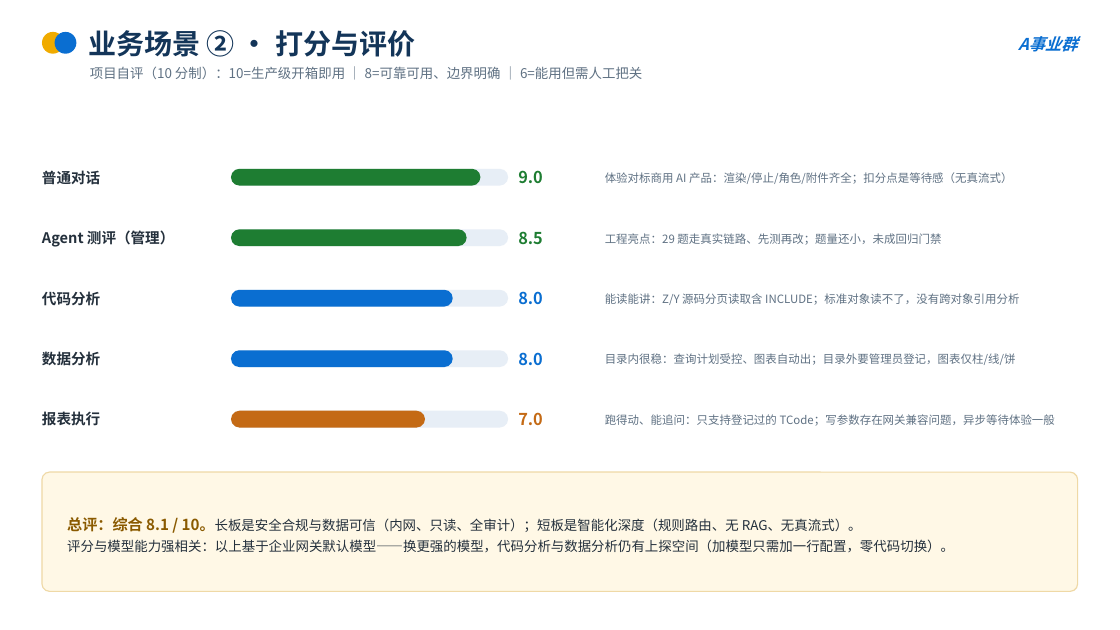
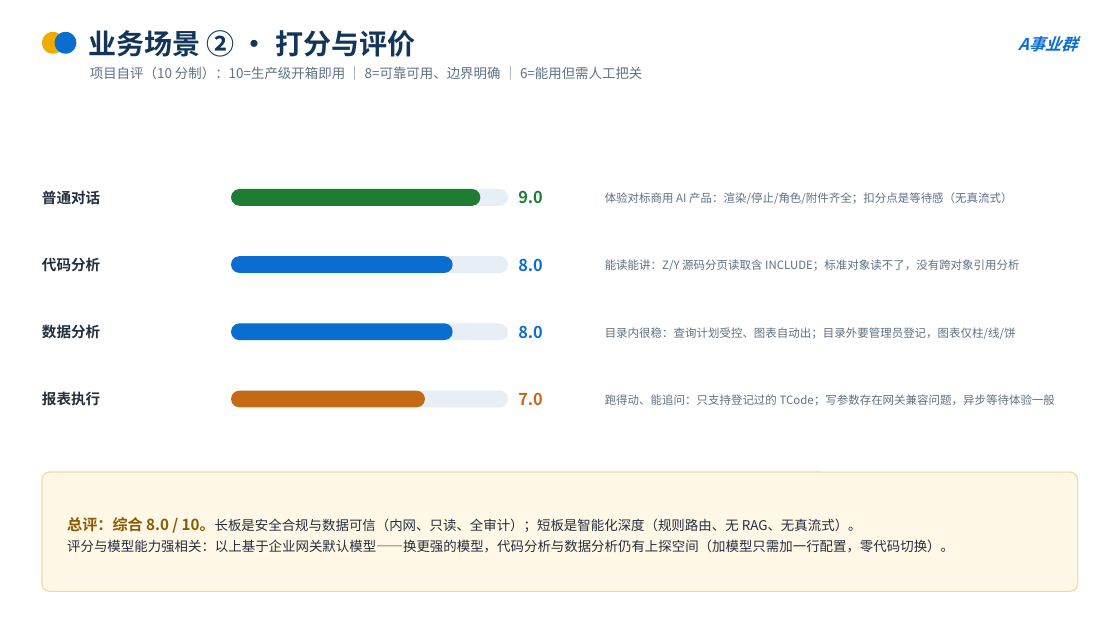
Before and after one commit to ts1424112013/sap-chat, a slide deck: slide 5 of 发布文档/SAP-AI对话助手-项目介绍-V2.0.pptx. Drawn at 1120x630 pixels with LibreOffice and Linux fonts; fonts in the diff are those of the drawing. Boxes give left, top, right and bottom in pixels: in the first picture for what was removed or moved away, otherwise in the second. Text is boxed around its words. In the diff, an @@ line names an element or a change of style, - is before the commit and + after.

Commit message:
docs: 项目介绍 PPT 移除 Agent 测评内容
测评是内部回归工具（29 题题库走真实链路判分），对汇报受众无意义：
评分页删该行后四项均值总评改为 8.0、不足页去掉测评字样、
结尾标语改为'小步快跑'、三步走第二步改为'试点'

```diff
--- a/发布文档/SAP-AI对话助手-项目介绍-V2.0.pptx
+++ b/发布文档/SAP-AI对话助手-项目介绍-V2.0.pptx
@@ text "普通对话" moved from (x1=42, y1=170, x2=100, y2=185) to (x1=42, y1=190, x2=100, y2=205) @@
@@ text "9.0" moved from (x1=518, y1=170, x2=543, y2=183) to (x1=518, y1=190, x2=543, y2=203) @@
@@ text "体验对标商用 AI 产品：渲染/停止/角色/附件齐全；扣分点是等待感（无真流式）" moved from (x1=605, y1=172, x2=1012, y2=184) to (x1=605, y1=192, x2=1012, y2=204) @@
@@ rounded rectangle moved from (x1=231, y1=169, x2=508, y2=186) to (x1=231, y1=189, x2=508, y2=206) @@
@@ rounded rectangle moved from (x1=231, y1=169, x2=481, y2=186) to (x1=231, y1=189, x2=481, y2=206) @@
@@ text "代码分析" moved from (x1=42, y1=291, x2=100, y2=306) to (x1=42, y1=257, x2=100, y2=272) @@
@@ text removed at (x1=42, y1=230, x2=174, y2=247) @@
-Agent 测评（管理）
@@ text "能读能讲：Z/Y 源码分页读取含 INCLUDE；标准对象读不了，没有跨对象引用分析" moved from (x1=605, y1=293, x2=1019, y2=305) to (x1=605, y1=259, x2=1019, y2=271) @@
@@ text removed at (x1=605, y1=233, x2=941, y2=245) @@
-工程亮点：29 题走真实链路、先测再改；题量还小，未成回归门禁
@@ rounded rectangle moved from (x1=231, y1=229, x2=508, y2=246) to (x1=231, y1=256, x2=508, y2=273) @@
@@ rounded rectangle resized from (x1=231, y1=229, x2=467, y2=246) to (x1=231, y1=256, x2=453, y2=273) @@
@@ rounded rectangle at (x1=231, y1=256, x2=453, y2=273): fill #1E7D32 to #0A6ED1 @@
@@ text at (x1=518, y1=258, x2=543, y2=271): text changed; text colour #1E7D32 to #0A6ED1 @@
-8.5
+8.0
@@ text "数据分析" moved from (x1=42, y1=351, x2=100, y2=366) to (x1=42, y1=324, x2=100, y2=339) @@
@@ text "8.0" moved from (x1=518, y1=291, x2=543, y2=304) to (x1=518, y1=325, x2=543, y2=338) @@
@@ text "目录内很稳：查询计划受控、图表自动出；目录外要管理员登记，图表仅柱/线/饼" moved from (x1=605, y1=353, x2=1016, y2=365) to (x1=605, y1=327, x2=1016, y2=339) @@
@@ rounded rectangle moved from (x1=231, y1=290, x2=508, y2=307) to (x1=231, y1=323, x2=508, y2=340) @@
@@ rounded rectangle moved from (x1=231, y1=290, x2=453, y2=307) to (x1=231, y1=323, x2=453, y2=340) @@
@@ text removed at (x1=518, y1=352, x2=543, y2=365) @@
-8.0
@@ text "报表执行" moved from (x1=42, y1=411, x2=100, y2=426) to (x1=42, y1=391, x2=100, y2=406) @@
@@ text "7.0" moved from (x1=518, y1=412, x2=543, y2=425) to (x1=518, y1=392, x2=543, y2=405) @@
@@ text "跑得动、能追问：只支持登记过的 TCode；写参数存在网关兼容问题，异步等待体验一般" moved from (x1=605, y1=414, x2=1055, y2=426) to (x1=605, y1=394, x2=1055, y2=406) @@
@@ rounded rectangle moved from (x1=231, y1=350, x2=508, y2=367) to (x1=231, y1=391, x2=508, y2=408) @@
@@ rounded rectangle resized from (x1=231, y1=350, x2=453, y2=367) to (x1=231, y1=391, x2=425, y2=408) @@
@@ rounded rectangle at (x1=231, y1=391, x2=425, y2=408): fill #0A6ED1 to #C46A15 @@
@@ rounded rectangle removed at (x1=231, y1=411, x2=508, y2=428) @@
@@ rounded rectangle removed at (x1=231, y1=411, x2=425, y2=428) @@
@@ text at (x1=67, y1=517, x2=862, y2=532): text changed @@
-总评：综合 8.1 / 10。长板是安全合规与数据可信（内网、只读、全审计）；短板是智能化深度（规则路由、无 RAG、无真流式）。
+总评：综合 8.0 / 10。长板是安全合规与数据可信（内网、只读、全审计）；短板是智能化深度（规则路由、无 RAG、无真流式）。
```
Also in this commit, not shown: 2 other slides changed.
